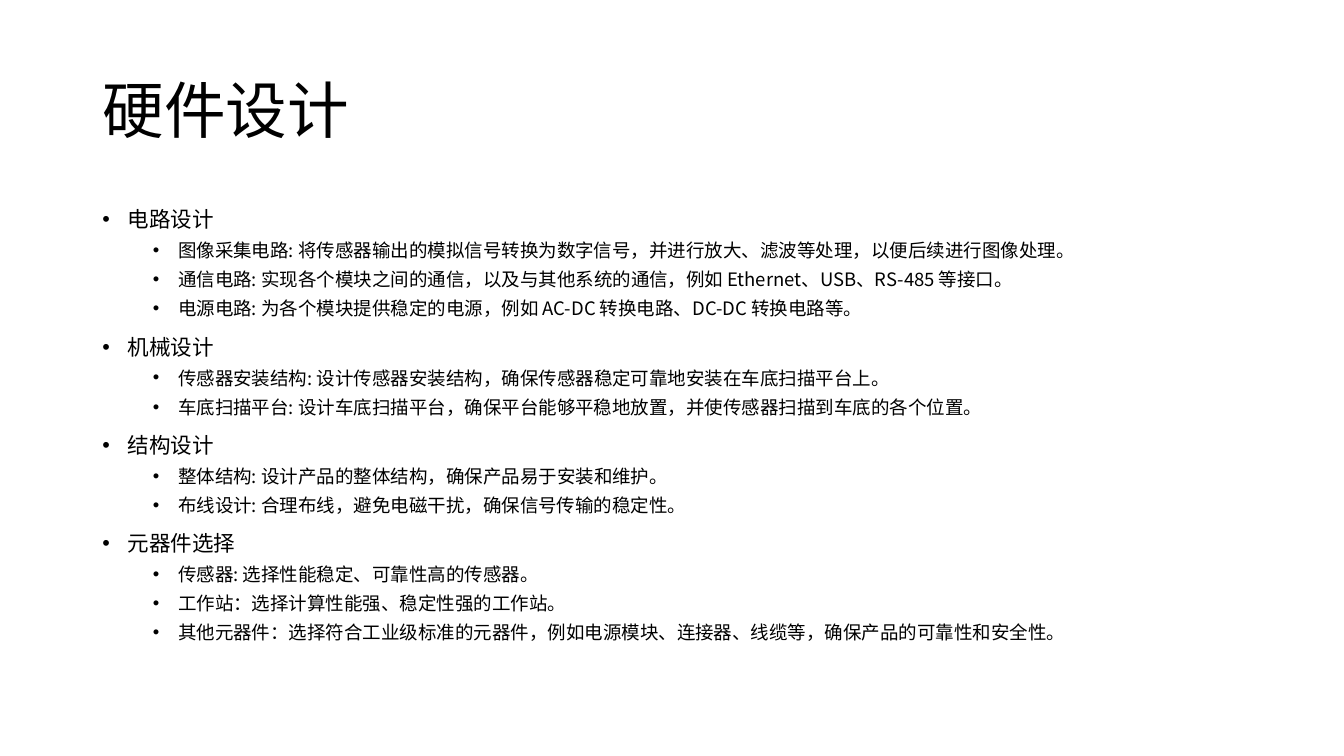
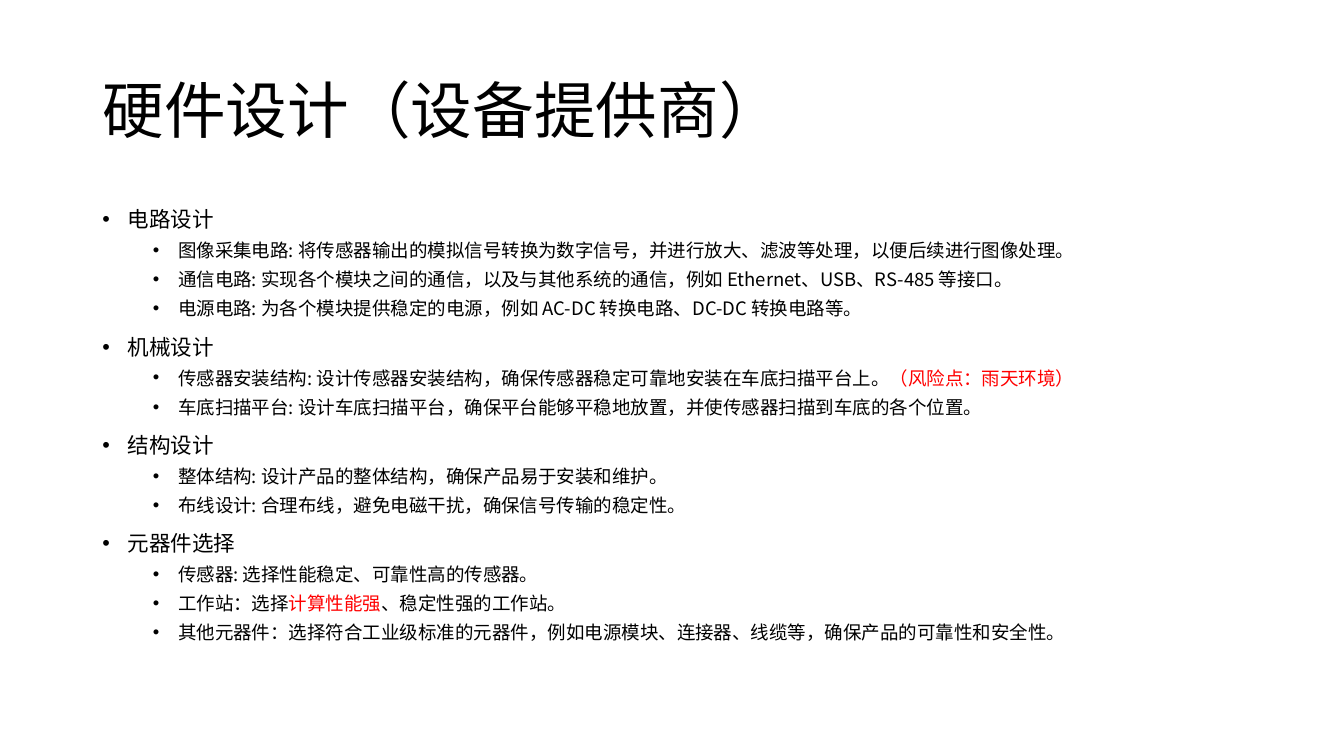
Before and after one commit to lizhenbang56/Papers, a slide deck: slide 28 of papers/车底检测/车底爆炸物检测装置产品立项报告.pptx. Drawn at 1344x756 pixels with LibreOffice and Linux fonts; fonts in the diff are those of the drawing. Boxes give left, top, right and bottom in pixels: in the first picture for what was removed or moved away, otherwise in the second. Text is boxed around its words. In the diff, an @@ line names an element or a change of style, - is before the commit and + after.

```diff
--- a/papers/车底检测/车底爆炸物检测装置产品立项报告.pptx
+++ b/papers/车底检测/车底爆炸物检测装置产品立项报告.pptx
@@ title at (102, 80, 780, 139): text changed @@
-硬件设计
+硬件设计（设备提供商）
@@ text at (178, 369, 1075, 387): text changed @@
-  • 传感器安装结构: 设计传感器安装结构，确保传感器稳定可靠地安装在车底扫描平台上。
+  • 传感器安装结构: 设计传感器安装结构，确保传感器稳定可靠地安装在车底扫描平台上。（风险点：雨天环境）
@@ text at (178, 594, 566, 612): text colour #000000 to #FF0000 in "工作站：选择计算性能强、稳定性强的工作站。" @@
```
Also in this commit, not shown: 4 other slides changed, 1 slide removed, 17 other files.
